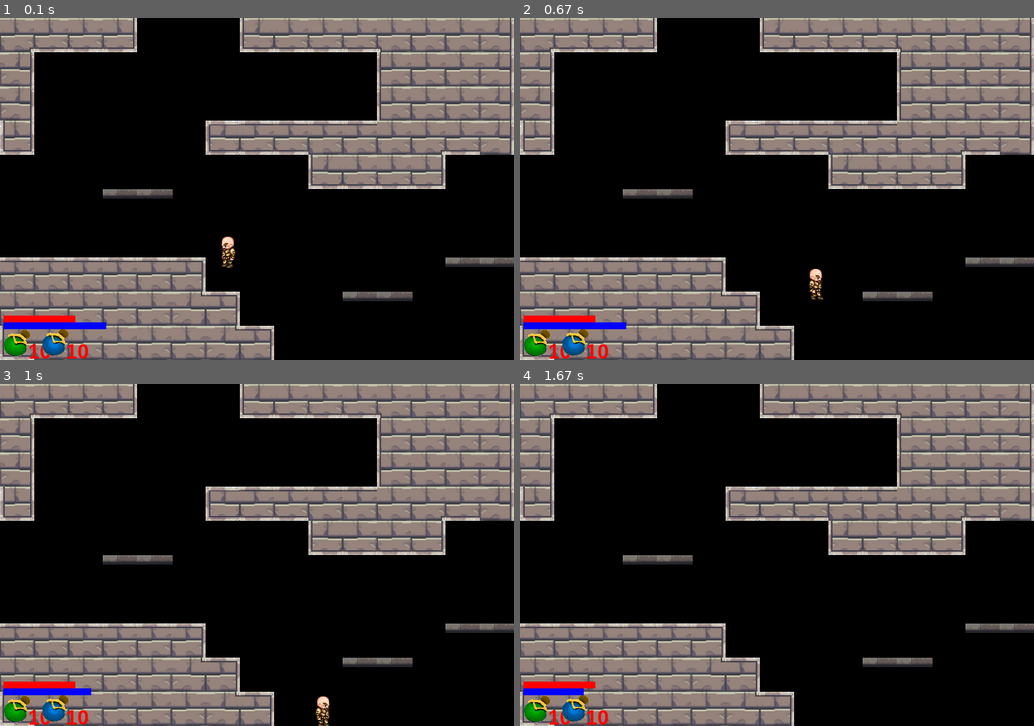
Above: before the commit, frames 1-4 (two rows, left to right).
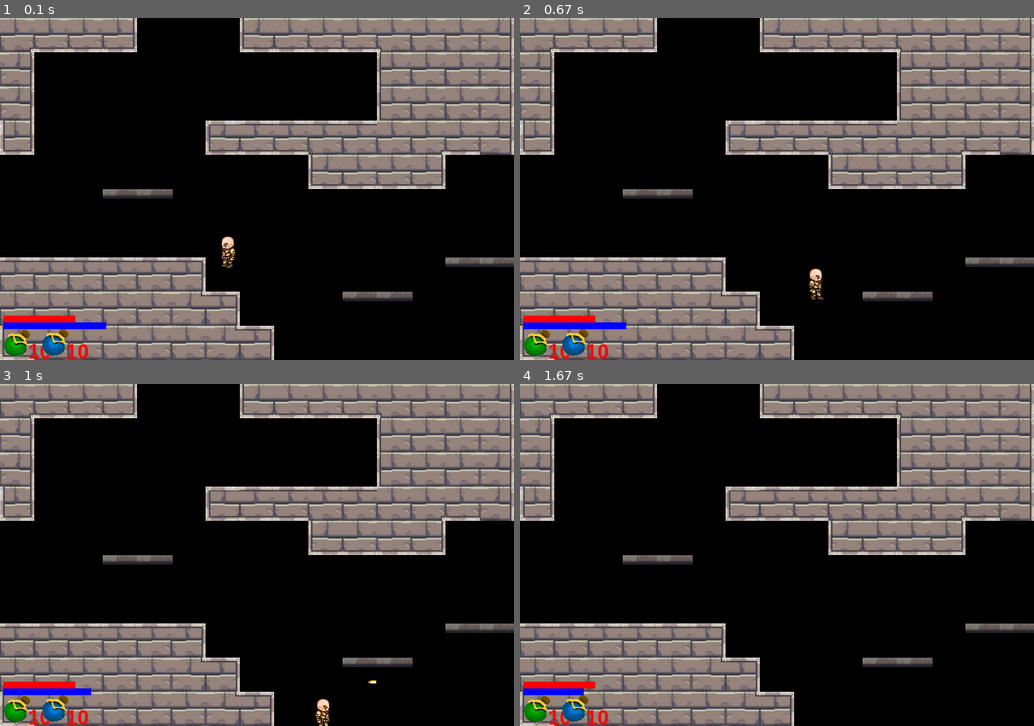
Above: after the commit, the same moments.

Repository: MFTI-summer/ROGUE-LEGACY
Game: pygame game, started from Main Project/Testing.py
The game is run twice, just before and just after one commit, with the same random seed, the same clock (stepped at 60 frames per second) and the same inputs.
Inputs (mouse positions are in pixels of both pictures, inside the frame that each line leads up to):
- Up to frame 1 (0.1 s): no input
- Up to frame 2 (0.67 s): hold D from 0.33 s (still down)
- Up to frame 3 (1 s): release D at 0.8 s; click (236, 568) at 0.88 s
- Up to frame 4 (1.67 s): click (941, 544) at 1.22 s; click (782, 578) at 1.55 s

Frames 1-2 are identical in both runs. In frame 3, 0.2% of the frame differs, in the area x 61-74%, y 86-100%; in frame 4, nothing differs.

Commit message:
Вернул пульки

Diff:
--- a/Main Project/Hero.py
+++ b/Main Project/Hero.py
@@ -4,7 +4,7 @@
 WIN_height = 500
 
 FPS = 60
-GRAVITY = 12 / FPS
+GRAVITY = 12.4 / FPS
 
 
 class Hero(pg.sprite.Sprite):
@@ -57,20 +57,23 @@
         if not self.isCollided['down']:
             self.current_speed['y'] += GRAVITY
 
-        self.animation()
         self.isCollided['down'] = False  # заново проверяем, стоим ли мы
         self.rect.y += self.current_speed['y']
         self.checkCollide_y()
         self.rect.x += self.current_speed['x']
         self.checkCollide_x()
-
+        # Делаем анимацию
+        self.animation()
+        # Рисуем все
+        self.bullets.update()
+        self.bullets.draw(surface)
         self.draw(surface)
 
     def draw(self, surface: pg.surface.Surface):  # Отрисовать героя на экране
 
         surface.blit(pg.transform.flip(self.image, bool(self.facing), 0), self.rect)
 
-    def get_frame(self):  # Узнаем, на каком кадре находится анимация
+    def set_frame(self):  # Узнаем, на каком кадре находится анимация
         frame = int((self.walk_state // 3) % len(self.animations['walk']))  # при каждом передвижении мы немного
         # увеличиваем переменную self.walkstate
         self.image = self.animations['walk'][frame]
@@ -134,21 +137,13 @@
     def animation(self):
         if self.current_speed['x'] < 0:  # Влево
             self.facing = 0
-            self.walk_state += 1/3
+            self.walk_state += 1 / 3
         elif self.current_speed['x'] > 0:  # Вправо
             self.facing = 1
-            self.walk_state += 1/3
+            self.walk_state += 1 / 3
         else:
             self.walk_state = 1
-        self.get_frame()
-
-    def collided(self):
-        """
-        Втолкнулся ли герой с тайлом уровня
-        :return: массив из булева значения и индекса объекта, с которым произошло столкновение
-        """
-        index = self.rect.collidelist(self.level.level.sprites())
-        return index != -1
+        self.set_frame()
 
     def heal(self, hp):
         self.hp += hp
@@ -192,8 +187,9 @@
         self.rect.center = startPos
         self.speed = 10  # скорость по х
 
-    def update(self, *args, **kwargs) -> None:
+    def update(self) -> None:
         self.rect.x += self.speed * (1 if self.direction == 0 else -1)
+
 
 
 def main():
